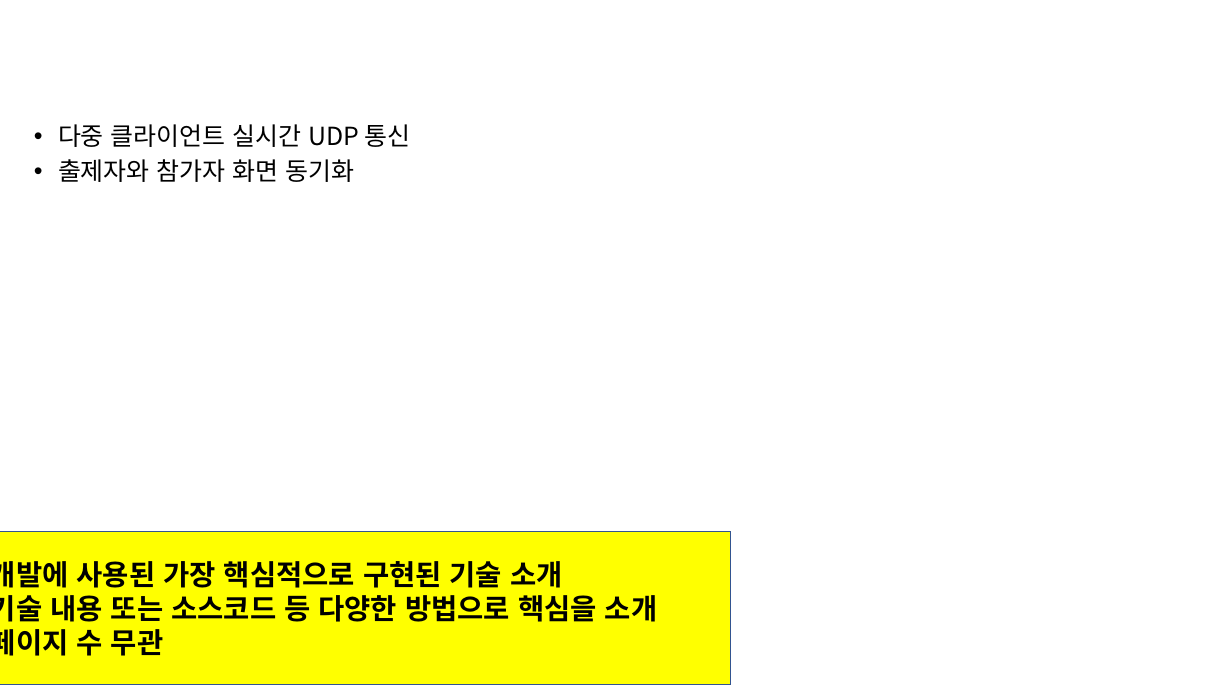
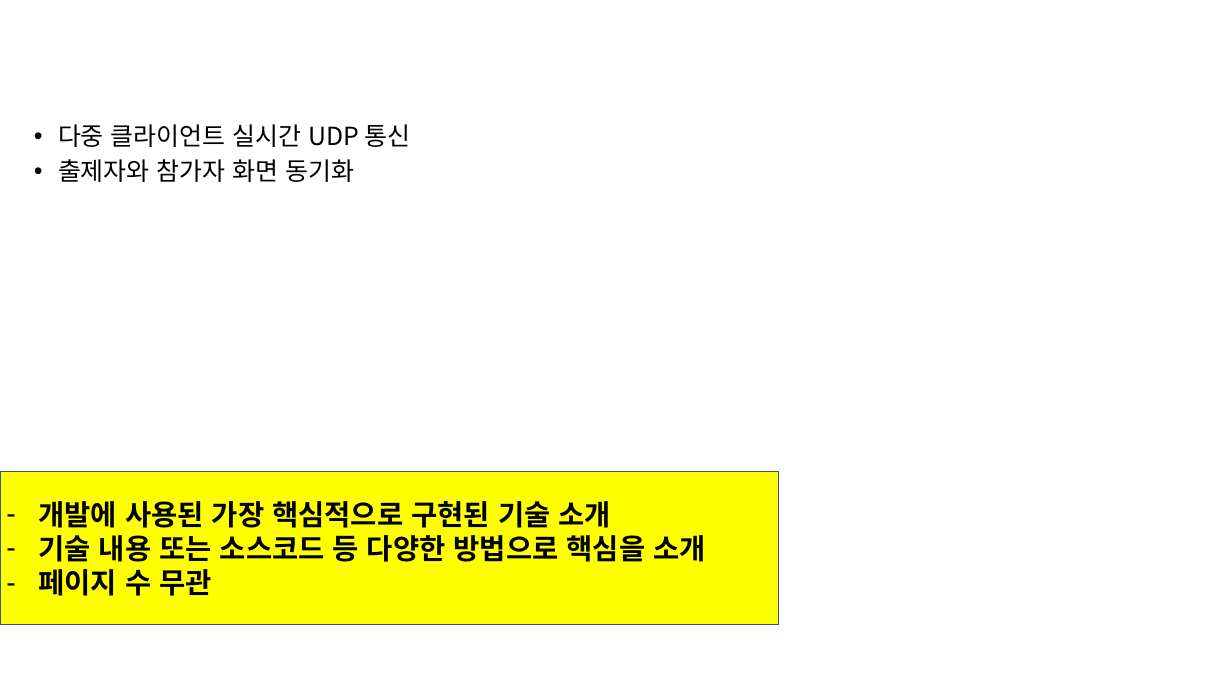
Before and after one commit to jewon1230-wq/For_transfer_files_jw, a slide deck: slide 5 of LG_부트캠프_12기_C반_프로젝트일정_및_최종제출결과물_3팀/LG_부트캠프_12기_C반_최종결과물(3팀)/결과보고서/4.LG_부트캠프_12기_C반_결과보고서(3팀)_v1.pptx. Drawn at 1232x693 pixels with LibreOffice and Linux fonts; fonts in the diff are those of the drawing; background and template pictures are left out. Boxes give left, top, right and bottom in pixels: in the first picture for what was removed or moved away, otherwise in the second. Text is boxed around its words. In the diff, an @@ line names an element or a change of style, - is before the commit and + after.

```diff
--- a/LG_부트캠프_12기_C반_프로젝트일정_및_최종제출결과물_3팀/LG_부트캠프_12기_C반_최종결과물(3팀)/결과보고서/4.LG_부트캠프_12기_C반_결과보고서(3팀)_v1.pptx
+++ b/LG_부트캠프_12기_C반_프로젝트일정_및_최종제출결과물_3팀/LG_부트캠프_12기_C반_최종결과물(3팀)/결과보고서/4.LG_부트캠프_12기_C반_결과보고서(3팀)_v1.pptx
@@ rectangle "개발에 사용된 가장 핵심적으로 구현된 ...": place and size @@
-rectangle "개발에 사용된 가장 핵심적으로 구현된 ..." at [0, 531, 730, 685]
+rectangle "개발에 사용된 가장 핵심적으로 구현된 ..." at [0, 471, 778, 624]
```
Also in this commit, not shown: 1 other slide changed, 1 other file.
